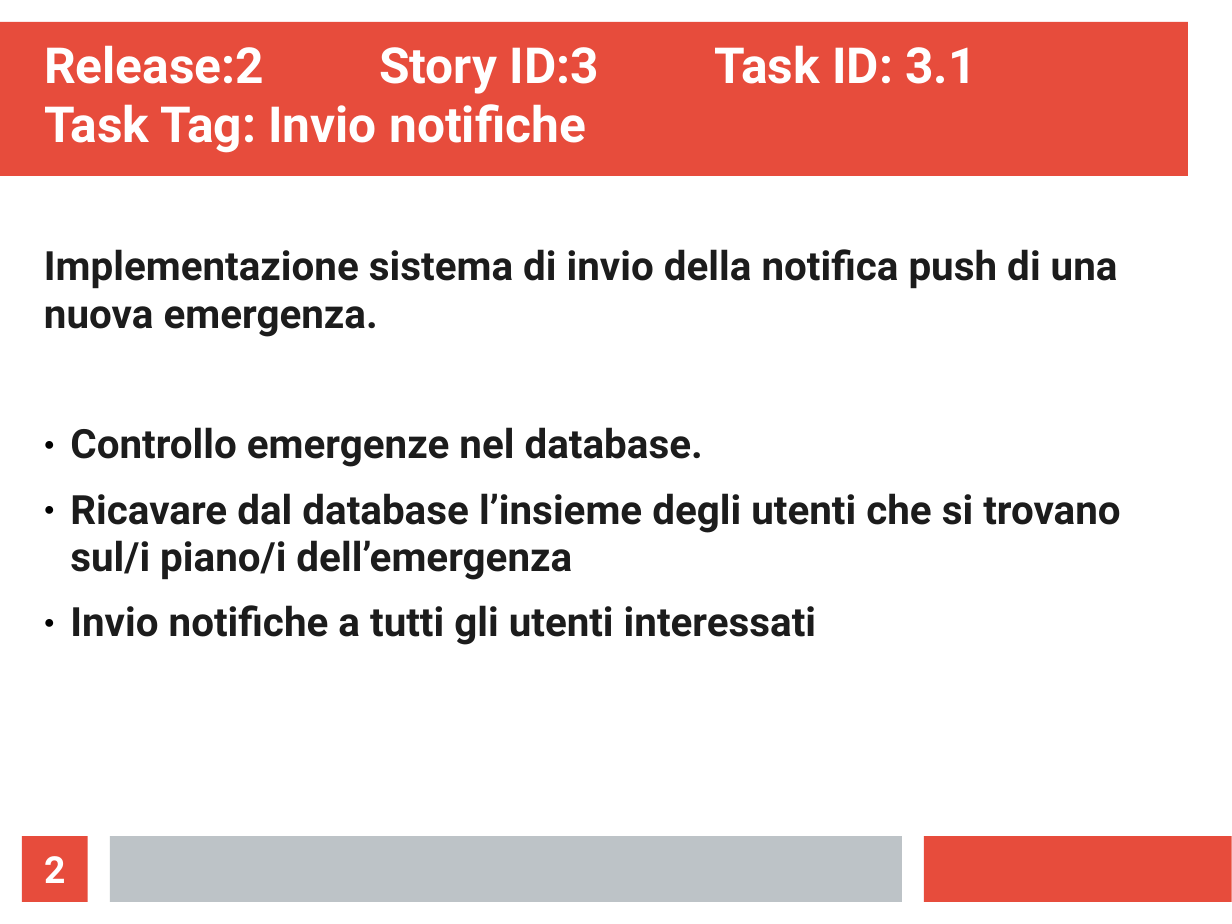
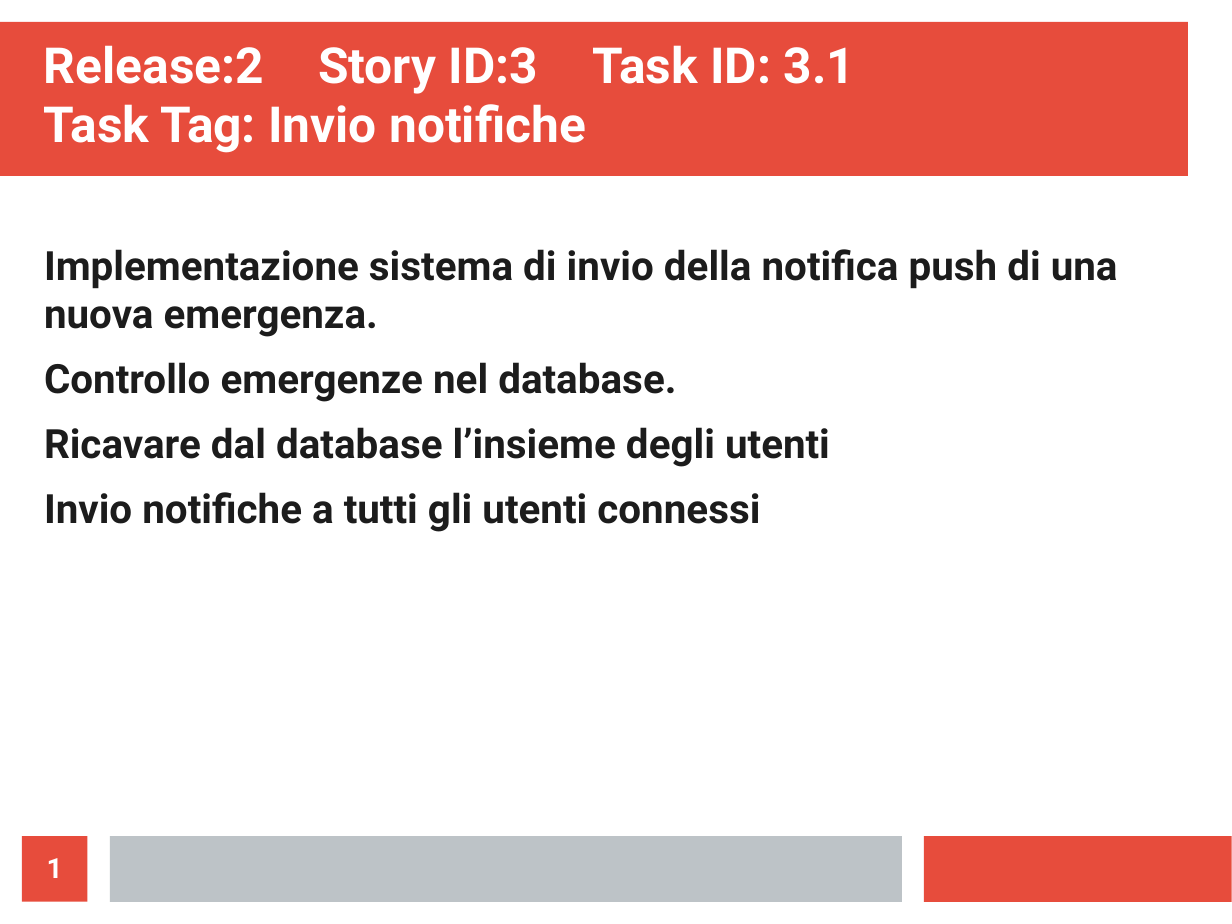
Before and after one commit to ecorradini/ProgettoIDS, a slide deck: slide 1 of AnalisiRequisiti/TaskModEmergenza.ppt (slide 2 before the commit). Drawn at 1232x924 pixels with LibreOffice and Linux fonts; fonts in the diff are those of the drawing. Boxes give left, top, right and bottom in pixels: in the first picture for what was removed or moved away, otherwise in the second. Text is boxed around its words. In the diff, an @@ line names an element or a change of style, - is before the commit and + after.

```diff
--- a/AnalisiRequisiti/TaskModEmergenza.ppt
+++ b/AnalisiRequisiti/TaskModEmergenza.ppt
@@ text "Release:2 Story ID:3 Task ID: ..." rewrapped from (x1=44, y1=45, x2=976, y2=143) to (x1=44, y1=45, x2=855, y2=153) @@
@@ text at (x1=44, y1=249, x2=1118, y2=402): bullet ● to none @@
@@ text at (x1=44, y1=427, x2=830, y2=532): text changed @@
-● Ricavare dal database l’insieme degli utenti che si trovano sul/i piano/i dell’emergenza
-● Invio notifiche a tutti gli utenti interessati
+Ricavare dal database l’insieme degli utenti
+Invio notifiche a tutti gli utenti connessi
@@ page number at (x1=47, y1=858, x2=63, y2=878): text changed; size 24 to 18 pt @@
-2
+1
```
Also in this commit, not shown: 2 other slides changed, 2 slides removed, 8 other files.
